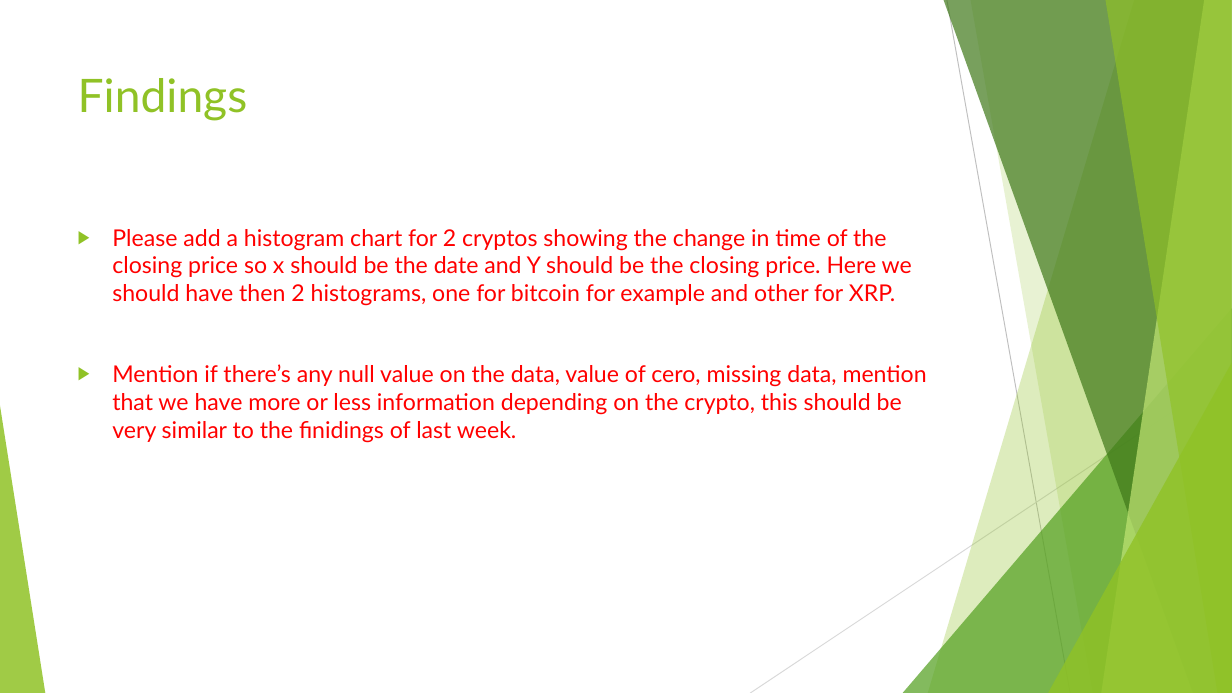
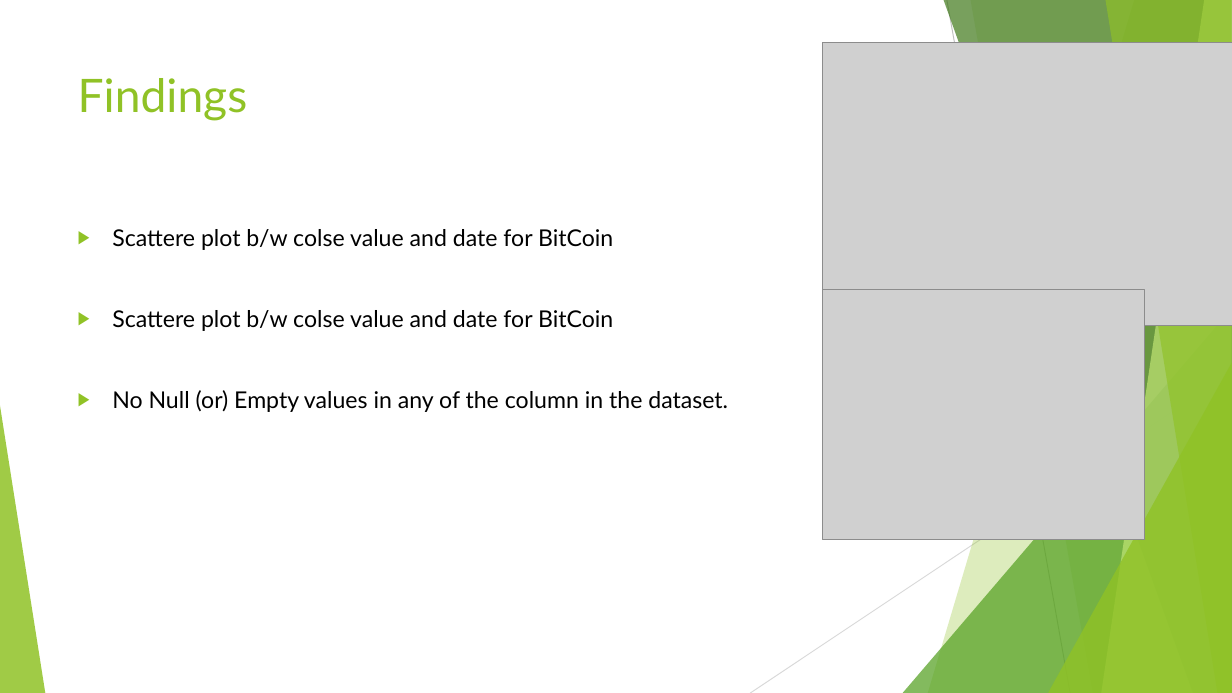
Before and after one commit to drummersoul/Cryptocurrency-Price-Prediction, a slide deck: slide 7 of Power Point Presentations/Presentation Week 3 Group D.pptx. Drawn at 1232x693 pixels with LibreOffice and Linux fonts; fonts in the diff are those of the drawing; grey boxes stand for pictures. Boxes give left, top, right and bottom in pixels: in the first picture for what was removed or moved away, otherwise in the second. Text is boxed around its words. In the diff, an @@ line names an element or a change of style, - is before the commit and + after.

```diff
--- a/Power Point Presentations/Presentation Week 3 Group D.pptx
+++ b/Power Point Presentations/Presentation Week 3 Group D.pptx
@@ picture added at bbox=[823, 43, 1232, 326] @@
@@ text at bbox=[112, 229, 728, 412]: text changed; text colour #FF0000 to #000000 @@
-▶ Please add a histogram chart for 2 cryptos showing the change in time of the closing price so x should be the date and Y should be the closing price. Here we should have then 2 histograms, one for bitcoin for example and other for XRP.
-▶ Mention if there’s any null value on the data, value of cero, missing data, mention that we have more or less information depending on the crypto, this should be very similar to the finidings of last week.
+▶ Scattere plot b/w colse value and date for BitCoin
+▶ Scattere plot b/w colse value and date for BitCoin
+▶ No Null (or) Empty values in any of the column in the dataset.
@@ picture added at bbox=[823, 289, 1145, 540] @@
```
Also in this commit, not shown: 1 other slide changed, 1 other file.
